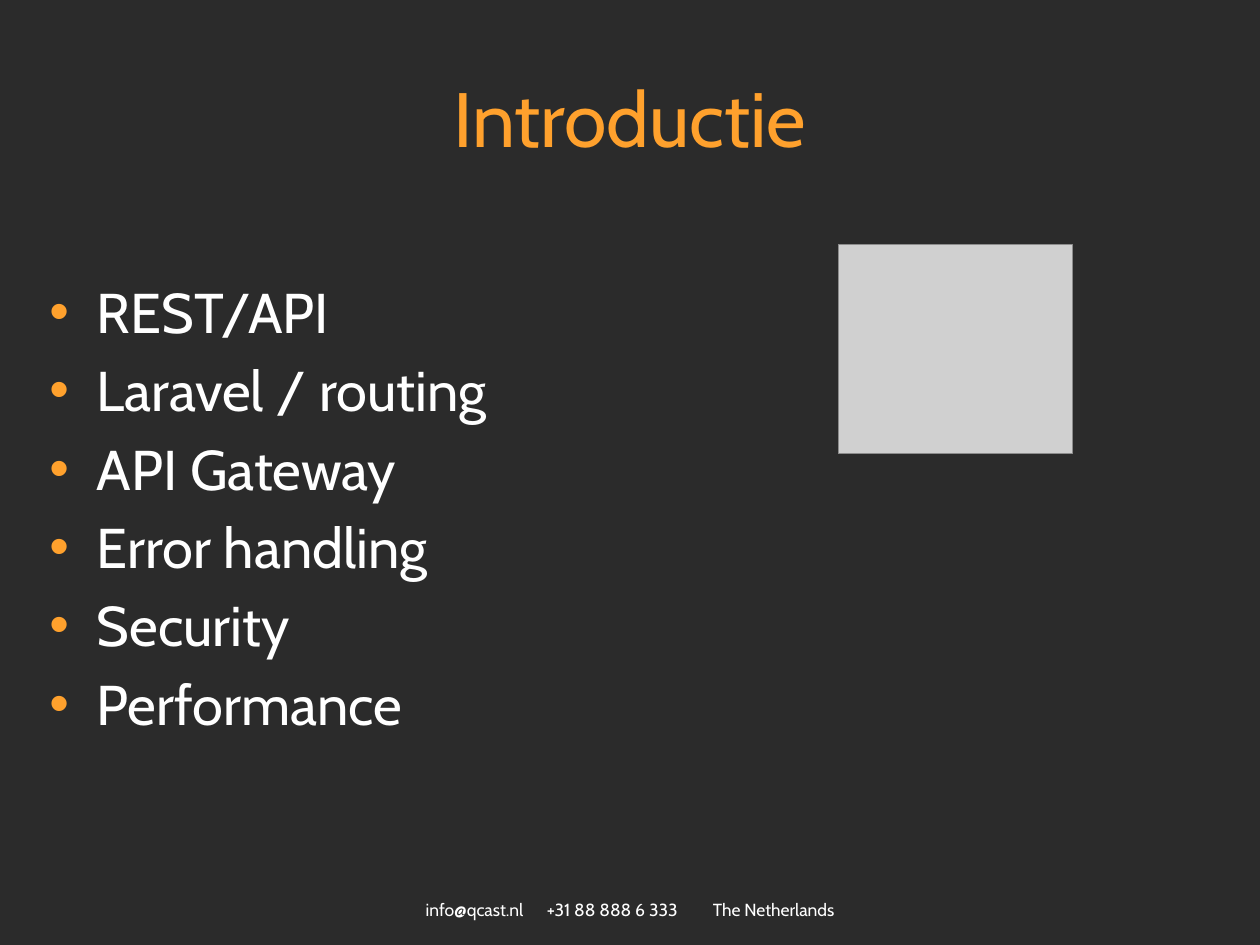
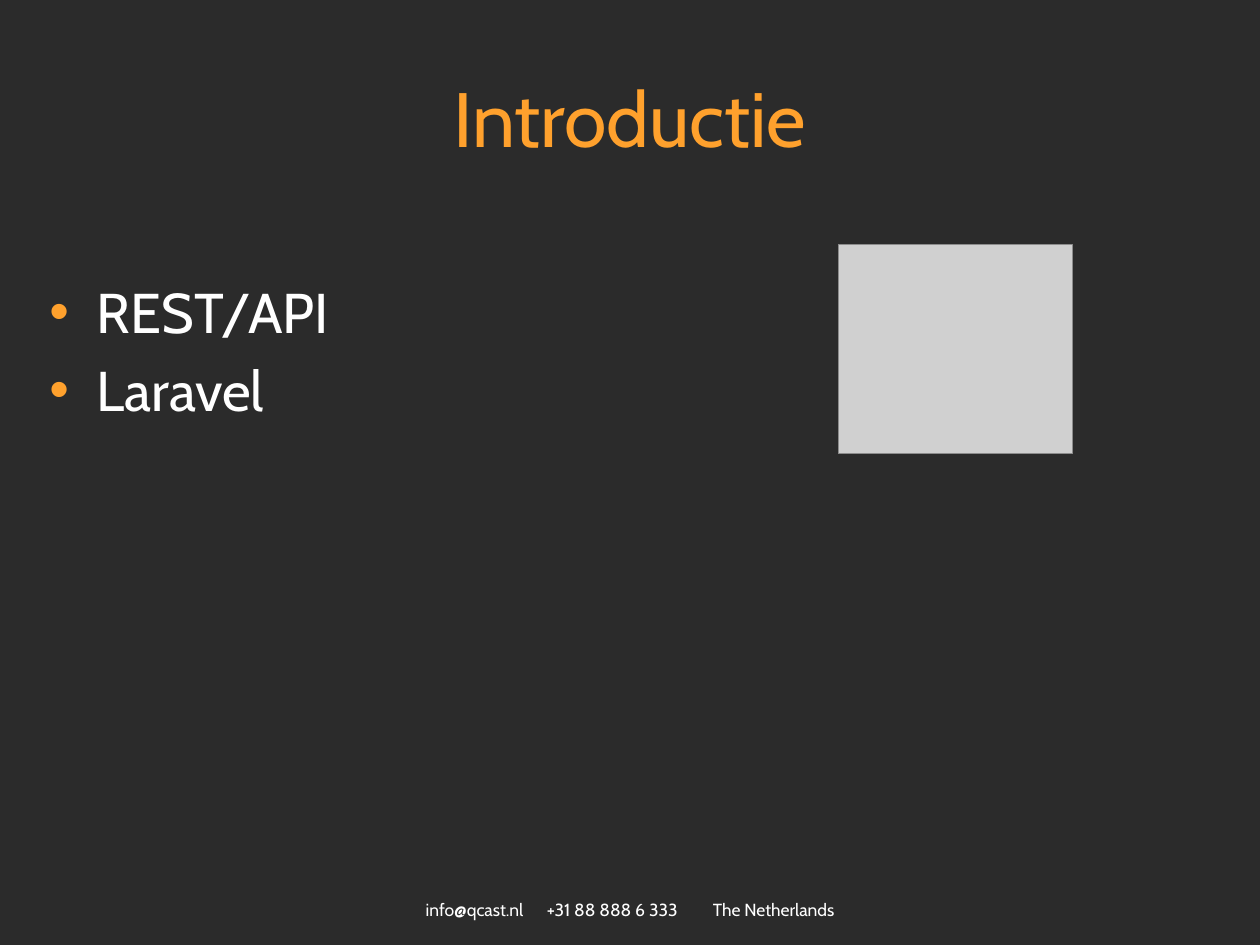
Before and after one commit to spijkerman/dierentuin, a slide deck: slide 4 of API workshop.pptx (slide 3 before the commit). Drawn at 1260x945 pixels with LibreOffice and Linux fonts; fonts in the diff are those of the drawing; grey boxes stand for pictures; background and template pictures are left out; a plain dark background stands for a picture behind light text. Boxes give left, top, right and bottom in pixels: in the first picture for what was removed or moved away, otherwise in the second. Text is boxed around its words. In the diff, an @@ line names an element or a change of style, - is before the commit and + after.

```diff
--- a/API workshop.pptx
+++ b/API workshop.pptx
@@ text at [97,369,264,412]: text changed @@
-• Laravel / routing
-• API Gateway
-• Error handling
-• Security
-• Performance
+• Laravel
```
Also in this commit, not shown: 7 other slides changed, 3 slides added, 4 slides removed.
